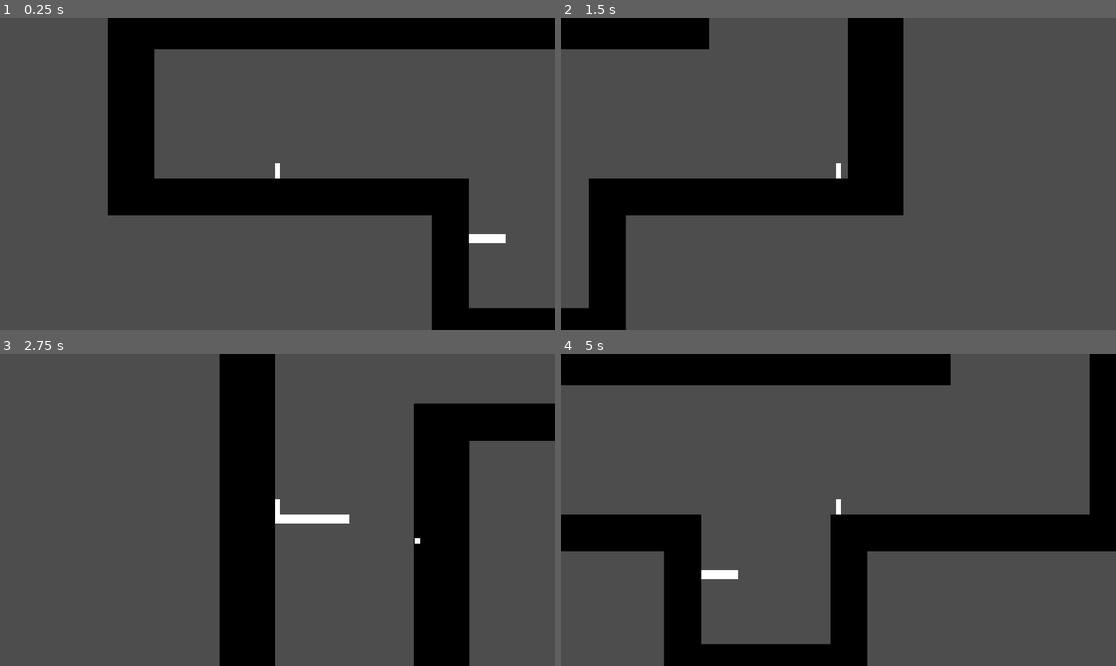
Above: before the commit, frames 1-4 (two rows, left to right).
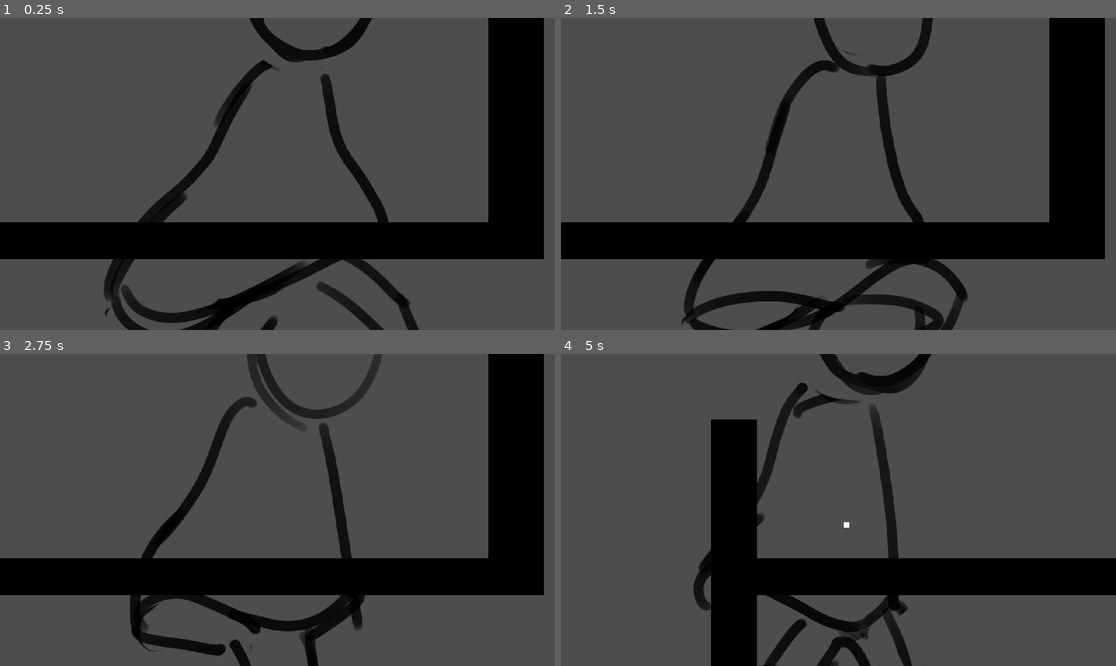
Above: after the commit, the same moments.

Repository: Lukko-Digital/upwell
Game: Godot game, scene res://src/main.tscn
The game is run twice, just before and just after one commit, with the same random seed, the same clock (stepped at 60 frames per second) and the same inputs.
Inputs (mouse positions are in pixels of both pictures, inside the frame that each line leads up to):
- Up to frame 1 (0.25 s): no input
- Up to frame 2 (1.5 s): move the mouse to (960, 158) at 0.52 s; hold Right mouse button (attract) 0.53-1.28 s; hold D (right) from 0.53 s (still down); tap Space (jump) at 0.77 s; move the mouse to (727, 189) at 1.27 s; tap E (recall) at 1.35 s
- Up to frame 3 (2.75 s): tap Space (jump) at 1.52 s; move the mouse to (333, 441) at 2.02 s; release D (right) at 2.03 s; press the mouse at (333, 441) at 2.03 s; hold A (left) from 2.03 s (still down)
- Up to frame 4 (5 s): move the mouse to (810, 572) at 2.77 s; release A (left) at 2.78 s; release the mouse at (810, 572) at 2.78 s; hold D (right) 2.78-4.28 s; right-click (810, 572) at 2.85 s; tap Space (jump) at 3.02, 3.77, 4.52 s; move the mouse to (1005, 556) at 3.52 s; hold E (recall) 3.53-4.28 s; move the mouse to (672, 463) at 4.27 s; hold A (left) from 4.28 s (still down); click (672, 463) at 4.35 s

The runs differ from the first frame. In frame 1, 42% of the frame differs, in the area x 0-100%, y 0-100%; in frame 2, 38%; in frame 3, 36%; in frame 4, 38%.

Commit message:
idk

Diff:
--- a/assets/Test_Level/RUNANIOMTION.sprites/Timeline 1_0000.tres
+++ b/assets/Test_Level/RUNANIOMTION.sprites/Timeline 1_0000.tres
@@ -4,5 +4,5 @@
 
 [resource]
 atlas = ExtResource("1_432gj")
-region = Rect2(0, 0, 466, 937)
-margin = Rect2(1902, 1113, 4014, 1801)
+region = Rect2(443, 0, 466, 937)
+margin = Rect2(1757, 911, 4014, 1801)
--- a/assets/Test_Level/RUNANIOMTION.sprites/Timeline 1_0001.tres
+++ b/assets/Test_Level/RUNANIOMTION.sprites/Timeline 1_0001.tres
@@ -4,5 +4,5 @@
 
 [resource]
 atlas = ExtResource("1_ejvpw")
-region = Rect2(466, 0, 443, 909)
-margin = Rect2(1930, 1146, 4037, 1829)
+region = Rect2(0, 0, 443, 909)
+margin = Rect2(1785, 944, 4037, 1829)
--- a/assets/Test_Level/RUNANIOMTION.sprites/Timeline 1_0002.tres
+++ b/assets/Test_Level/RUNANIOMTION.sprites/Timeline 1_0002.tres
@@ -5,4 +5,4 @@
 [resource]
 atlas = ExtResource("1_r80ev")
 region = Rect2(909, 0, 515, 902)
-margin = Rect2(1898, 1133, 3965, 1836)
+margin = Rect2(1753, 931, 3965, 1836)
--- a/assets/Test_Level/RUNANIOMTION.sprites/Timeline 1_0003.tres
+++ b/assets/Test_Level/RUNANIOMTION.sprites/Timeline 1_0003.tres
@@ -4,5 +4,5 @@
 
 [resource]
 atlas = ExtResource("1_6ryt2")
-region = Rect2(1424, 0, 1789, 852)
-margin = Rect2(1147, 1133, 2691, 1886)
+region = Rect2(865, 937, 619, 852)
+margin = Rect2(1738, 931, 3861, 1886)
--- /dev/null
+++ b/assets/Test_Level/RUNANIOMTION.sprites/Timeline 1_0004.tres
@@ -0,0 +1,8 @@
+[gd_resource type="AtlasTexture" load_steps=2 format=3 uid="uid://18umykqfhyo5"]
+
+[ext_resource type="Texture2D" uid="uid://6glou3g8lbyc" path="res://assets/Test_Level/RUNANIOMTION.png" id="1_dg0o4"]
+
+[resource]
+atlas = ExtResource("1_dg0o4")
+region = Rect2(0, 937, 865, 607)
+margin = Rect2(1866, 1095, 3615, 2131)
--- a/src/player.tscn
+++ b/src/player.tscn
@@ -1,18 +1,43 @@
-[gd_scene load_steps=4 format=3 uid="uid://tfy83b2uc6hh"]
+[gd_scene load_steps=9 format=3 uid="uid://tfy83b2uc6hh"]
 
 [ext_resource type="Script" path="res://src/player.gd" id="1_lbj7m"]
+[ext_resource type="Texture2D" uid="uid://d0ia8s4mk2lxp" path="res://assets/Test_Level/RUNANIOMTION.sprites/Timeline 1_0000.tres" id="2_7efdy"]
+[ext_resource type="Texture2D" uid="uid://c4a6yn3m6cqu7" path="res://assets/Test_Level/RUNANIOMTION.sprites/Timeline 1_0001.tres" id="3_235i0"]
+[ext_resource type="Texture2D" uid="uid://cofilntnikxkk" path="res://assets/Test_Level/RUNANIOMTION.sprites/Timeline 1_0002.tres" id="4_do0rd"]
+[ext_resource type="Texture2D" uid="uid://cu0a3y6hvwid8" path="res://assets/Test_Level/RUNANIOMTION.sprites/Timeline 1_0003.tres" id="5_bnll4"]
 
 [sub_resource type="RectangleShape2D" id="RectangleShape2D_piej1"]
-size = Vector2(8, 27)
+size = Vector2(8, 20.3849)
 
 [sub_resource type="RectangleShape2D" id="RectangleShape2D_163mm"]
-size = Vector2(12, 31)
+size = Vector2(11.4638, 23.8457)
+
+[sub_resource type="SpriteFrames" id="SpriteFrames_xw6cv"]
+animations = [{
+"frames": [{
+"duration": 1.0,
+"texture": ExtResource("2_7efdy")
+}, {
+"duration": 1.0,
+"texture": ExtResource("3_235i0")
+}, {
+"duration": 1.0,
+"texture": ExtResource("4_do0rd")
+}, {
+"duration": 1.0,
+"texture": ExtResource("5_bnll4")
+}],
+"loop": true,
+"name": &"Run",
+"speed": 12.0
+}]
 
 [node name="Player" type="CharacterBody2D"]
 collision_layer = 0
 script = ExtResource("1_lbj7m")
 
 [node name="ColorRect" type="ColorRect" parent="."]
+visible = false
 offset_left = -4.0
 offset_top = -19.0
 offset_right = 4.0
@@ -20,6 +45,7 @@
 
 [node name="CollisionShape2D" type="CollisionShape2D" parent="."]
 position = Vector2(0, -5.5)
+scale = Vector2(42.139, 42.139)
 shape = SubResource("RectangleShape2D_piej1")
 
 [node name="PickupArea" type="Area2D" parent="."]
@@ -28,6 +54,11 @@
 
 [node name="CollisionShape2D" type="CollisionShape2D" parent="PickupArea"]
 position = Vector2(0, -5.5)
+scale = Vector2(40.3008, 40.3008)
 shape = SubResource("RectangleShape2D_163mm")
 
 [node name="AnimatedSprite2D" type="AnimatedSprite2D" parent="."]
+position = Vector2(198, 0)
+sprite_frames = SubResource("SpriteFrames_xw6cv")
+animation = &"Run"
+autoplay = "Run"
--- a/src/text_level.tscn
+++ b/src/text_level.tscn
@@ -161,8 +161,9 @@
 [sub_resource type="ParticleProcessMaterial" id="ParticleProcessMaterial_ypp2t"]
 lifetime_randomness = 0.56
 particle_flag_disable_z = true
+emission_shape_scale = Vector3(4, 4, 4)
 emission_shape = 3
-emission_box_extents = Vector3(200, 200, 200)
+emission_box_extents = Vector3(1000, 1000, 1000)
 spread = 180.0
 initial_velocity_min = 15.15
 initial_velocity_max = 15.15
@@ -175,9 +176,8 @@
 [node name="Main2" type="Node2D"]
 
 [node name="Player" parent="." instance=ExtResource("1_1xq4q")]
-z_index = -1
 position = Vector2(0, -121)
-scale = Vector2(8, 8)
+scale = Vector2(0.384835, 0.384835)
 
 [node name="Camera2D" type="Camera2D" parent="Player"]
 position = Vector2(-1.75, -82.25)
@@ -189,8 +189,9 @@
 drag_bottom_margin = 0.0
 
 [node name="Plyrglow" type="Sprite2D" parent="Player"]
-position = Vector2(-0.625, 29.5)
-scale = Vector2(-0.225888, -0.225888)
+z_index = -1
+position = Vector2(38.9777, 483.324)
+scale = Vector2(-3.45005, -3.45005)
 texture = ExtResource("2_opvc7")
 
 [node name="-3" type="CanvasLayer" parent="."]
@@ -236,7 +237,6 @@
 texture = ExtResource("4_5e6r6")
 
 [node name="GPUParticles2D" type="GPUParticles2D" parent="-2"]
-visible = false
 modulate = Color(1, 1, 1, 0.529412)
 material = SubResource("CanvasItemMaterial_swof7")
 position = Vector2(-9, -742)
@@ -284,7 +284,6 @@
 texture = ExtResource("6_aqicl")
 
 [node name="GPUParticles2D" type="GPUParticles2D" parent="1"]
-visible = false
 modulate = Color(1, 1, 1, 0.529412)
 material = SubResource("CanvasItemMaterial_swof7")
 position = Vector2(-9, -742)
@@ -308,7 +307,6 @@
 
 [node name="3" type="CanvasLayer" parent="."]
 layer = 3
-visible = false
 follow_viewport_enabled = true
 follow_viewport_scale = 1.23
 
@@ -325,7 +323,6 @@
 texture = ExtResource("7_j273i")
 
 [node name="GPUParticles2D" type="GPUParticles2D" parent="3"]
-visible = false
 modulate = Color(1, 1, 1, 0.529412)
 material = SubResource("CanvasItemMaterial_swof7")
 position = Vector2(-9, -742)
Binary file changed: assets/Test_Level/RUNANIOMTION.png
Not shown, changed: assets/Test_Level/RUNANIOMTION.tpsheet.import
Not shown, changed: assets/Test_Level/RUNANIOMTION.tpsheet
